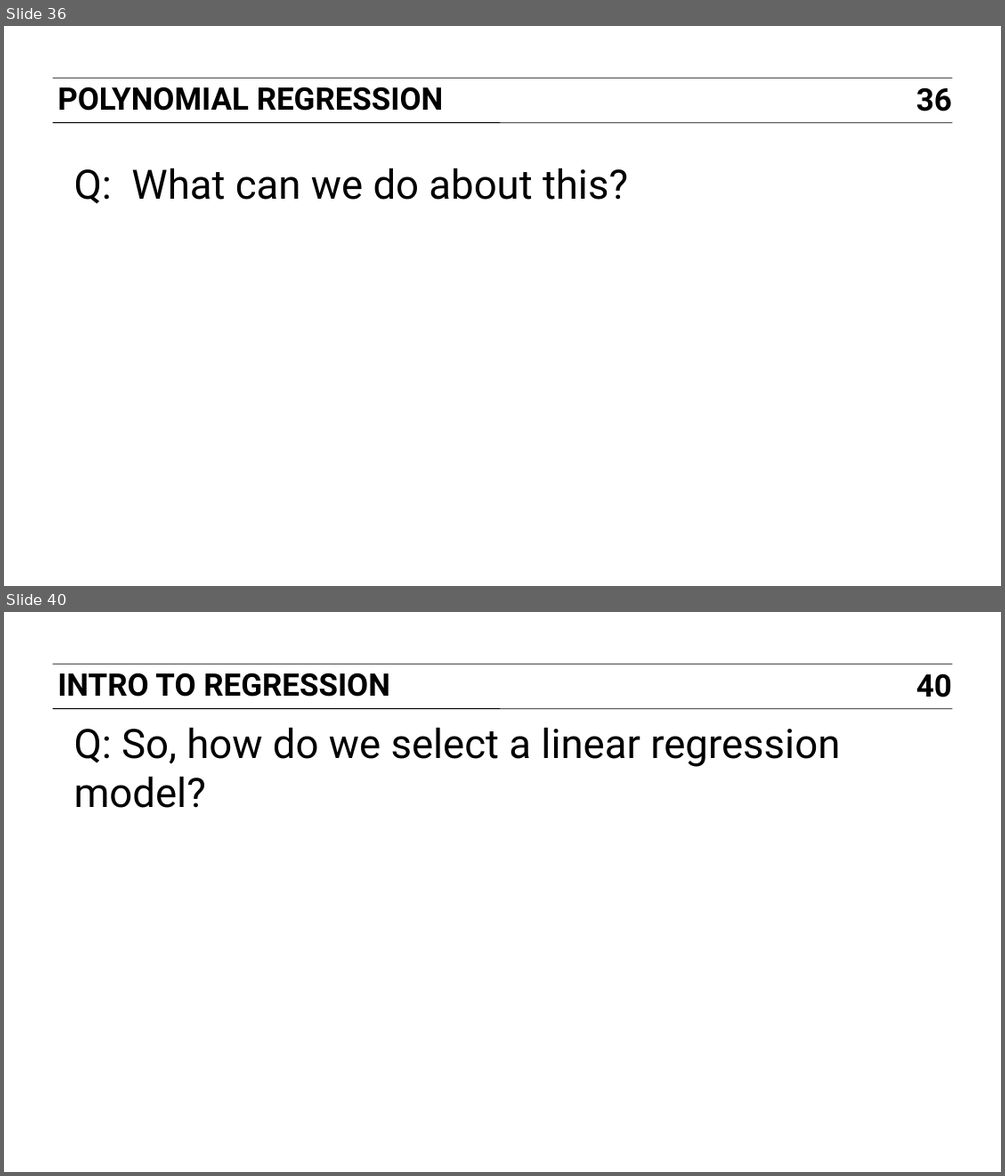
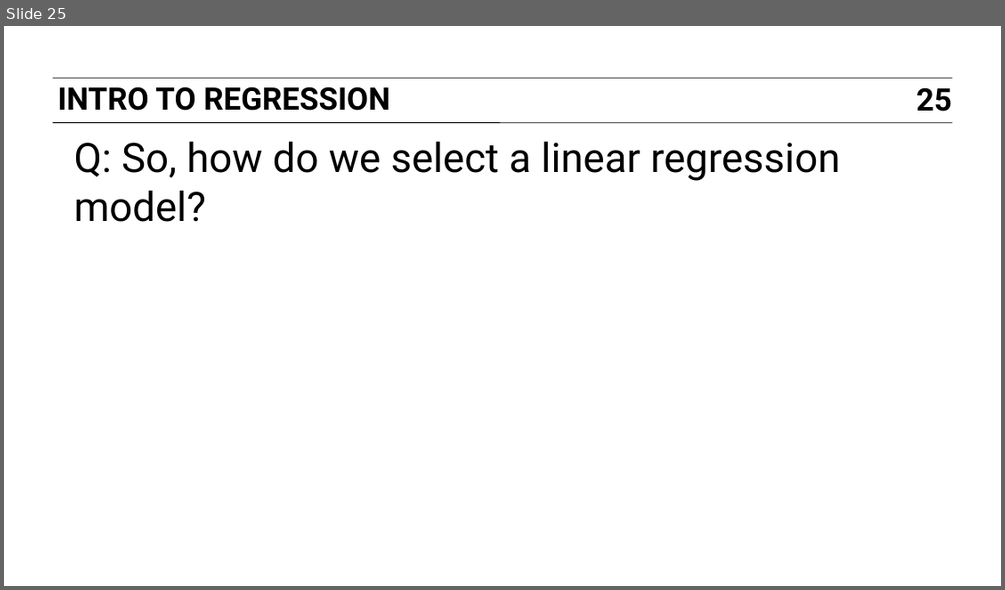
Before and after one commit to ajschumacher/gadsdc, a slide deck: 09-linear_R/slides.pptx. Shown one above the other, each under a label of ours: slides 36 and 40 before the commit, slide 25 after it; the slides between them are not shown. The pictures are 1005x1176 and 1005x590 pixels, drawn with LibreOffice and Linux fonts; fonts in the diff are those of the drawing. Boxes give left, top, right and bottom in pixels: in the first picture for what was removed or moved away, otherwise in the second. Text is boxed around its words. In the diff, an @@ line names an element or a change of style, - is before the commit and + after.

```diff
--- a/09-linear_R/slides.pptx
+++ b/09-linear_R/slides.pptx
@@ slide 36 removed at box(4, 26, 1001, 586), background #FFFFFF; not listed: 2 template elements that a slide beside it also shows @@
@@ text removed at box(57, 87, 444, 111) @@
-POLYNOMIAL REGRESSION
@@ page number removed at box(916, 87, 952, 111) @@
-36
@@ text removed at box(74, 168, 628, 204) @@
-Q: What can we do about this?
@@ what was slide 40 is now slide 25 @@
@@ page number at box(916, 87, 952, 111): text changed @@
-40
+25
```
Also in this commit, not shown: 2 slides changed, 14 other slides removed, 3 other files.
